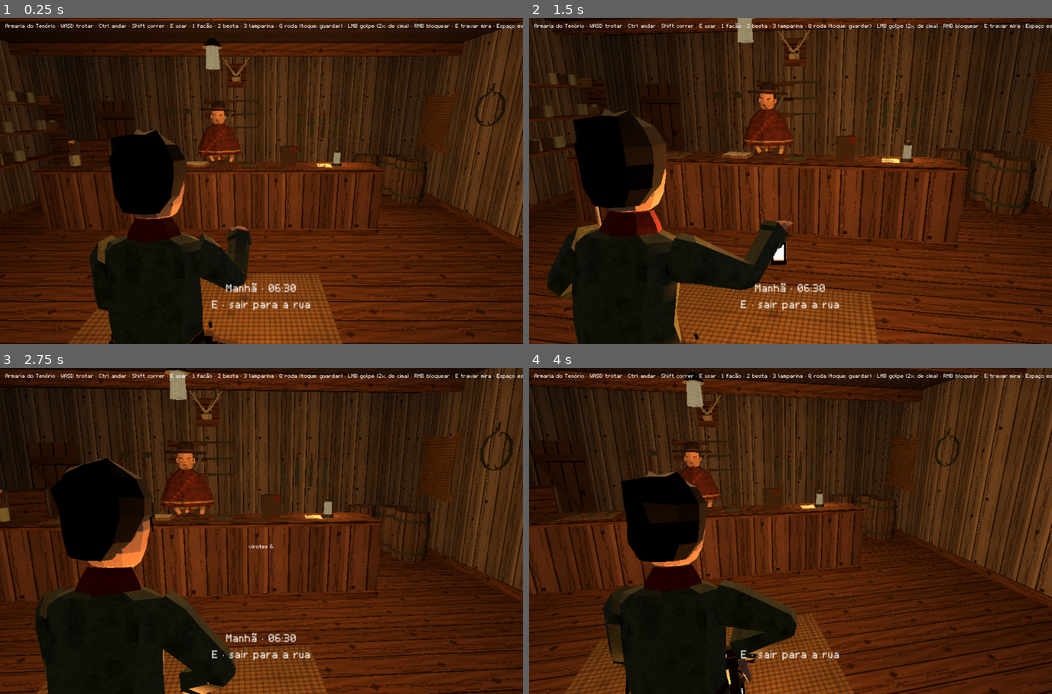
Above: before the commit, frames 1-4 (two rows, left to right).
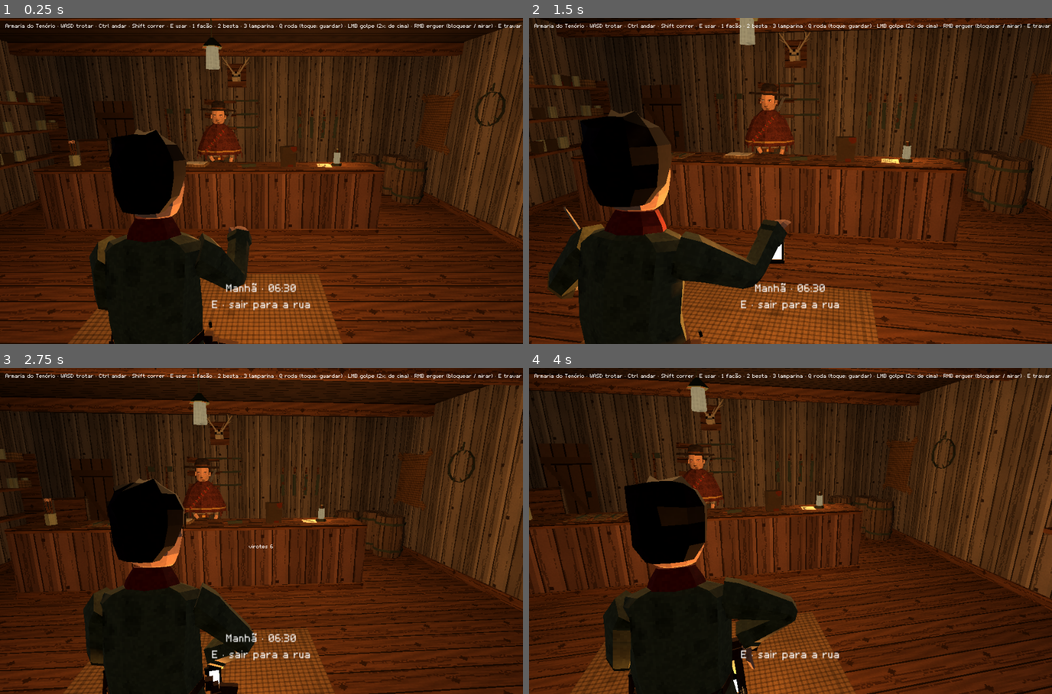
Above: after the commit, the same moments.

Repository: KaiD3v/horror-game
Game: Godot game, scene res://scenes/interiors/armaria.tscn
Two runs of this game, one before a commit and one after it. Both use one fixed random seed, a clock stepped at 60 frames per second and the inputs below. This scene is started directly instead of the project's main scene.
Inputs (mouse positions are in pixels of both pictures, inside the frame that each line leads up to):
- Up to frame 1 (0.25 s): no input
- Up to frame 2 (1.5 s): tap Enter (restart) at 0.5 s; move the mouse to (816, 181) at 0.52 s; press the mouse at (816, 181) at 0.53 s; hold W (forward) from 0.53 s (still down); right-click (816, 181) at 0.8 s; move the mouse to (764, 181) at 1.27 s; release the mouse at (764, 181) at 1.28 s; right-click (764, 181) at 1.35 s; click (764, 181) at 1.42 s
- Up to frame 3 (2.75 s): keep holding W (forward); tap 2 (crossbow) at 1.55 s; move the mouse to (271, 524) at 2.02 s; hold 2 (crossbow) from 2.03 s (still down); click (271, 524) at 2.17 s; tap C (crouch) at 2.3 s
- Up to frame 4 (4 s): keep holding W (forward); move the mouse to (785, 537) at 2.77 s; release 2 (crossbow) at 2.78 s; tap C (crouch) at 2.85 s; click (785, 537) at 2.92 s; tap 1 (draw) at 3.05 s; move the mouse to (827, 534) at 3.52 s; hold 1 (draw) from 3.53 s (still down); click (827, 534) at 3.67 s; tap 3 (lantern) at 3.8 s

The runs differ from the first frame. In frame 1, 0.1% of the frame differs, in the area x 81-100%, y 1-4%; in frame 2, 19%; in frame 3, 37%, in the area x 0-100%, y 0-100%; in frame 4, 23%.

Commit message:
feat(combat): weapons carried low, RMB raises them
A drawn machete or crossbow is now carried low (Carry_Machete /
Carry_Crossbow in protagonista_rig.py, over the walk/jog/sprint legs):
he moves freely, turning where he goes, with the explore camera. RMB
held raises it: the machete blocks, the crossbow aims (crosshair, tight
camera, strafing; only then LMB looses). Swinging or locking on (E)
also raises it.

Co-Authored-By: Claude Opus 5.5 <noreply@anthropic.com>

Diff:
--- a/godot_demo/scripts/player/player.gd
+++ b/godot_demo/scripts/player/player.gd
@@ -5,7 +5,9 @@
 # (CoatPhysics); bolts fly on their own (Bolt); how hurt and tired he is shows on his body (PlayerCondition).
 # Controls (GameInput): WASD jog (Ctrl walks, Shift sprints), mouse look, C crouch, 1 machete, 2 crossbow (each again:
 # away), 3 lantern (armed: the weapon away; exploring: on the hook / in hand), Q the weapon wheel (WeaponWheel ->
-# equip), LMB slash (again in its follow-through: the overhead chop), RMB held blocks, E locks on the nearest enemy
+# equip). A drawn weapon is carried low (walks, jogs, sprints freely); RMB held raises it: the machete blocks, the
+# crossbow aims (strafing, the tight camera, the crosshair; only then LMB looses). LMB slash (again in its
+# follow-through: the overhead chop), E locks on the nearest enemy
 # ahead (armed; again releases it), Space dodge (+A/D: to that side), R or LMB when empty reloads, LMB looses,
 # F dresses a wound, H hurt yourself (debug), Esc frees the mouse. Swings and dodges spend stamina (COST).
 class_name Player
@@ -67,6 +69,10 @@
 var queued := ""
 var wanted := -1          # a Mode chosen on the weapon wheel, on its way (-1 = none)
 var blocking := false     # RMB held with the machete out
+var aiming := false       # RMB held (or locked on) with the crossbow out
+var raised := false       # the weapon up (guard / aim): strafing at combat pace; down = carried, walking freely
+var raise_amt := 0.0      # carried <-> raised blend, eased
+var carry_anim: AnimationNodeAnimation
 var block_amt := 0.0      # the guard's blend, eased
 var lock: Node3D          # the enemy the camera is locked on (E), null = free look
 var gravity: float = ProjectSettings.get_setting("physics/3d/default_gravity")
@@ -105,6 +111,7 @@
 	skeleton = Nodes.find_first(model, "Skeleton3D")
 	tree = PlayerAnimation.build(model, Nodes.find_first(model, "AnimationPlayer"))
 	shot = tree.tree_root.get_node("shot"); aim_anim = tree.tree_root.get_node("aim")
+	carry_anim = tree.tree_root.get_node("x_carry")
 	coat = CoatPhysics.setup(skeleton)
 	condition = PlayerCondition.new(self); add_child(condition)
 	hook = LanternHook.new(); hook.bone = skeleton.find_bone("lantern"); hook.active = false
@@ -209,7 +216,7 @@
 	if mode == Mode.CROUCH:
 		return
 	if mode == Mode.XBOW:
-		if action == "" and n == "Attack_Slash":
+		if action == "" and n == "Attack_Slash" and aiming:  # carried low it does not shoot
 			if loaded:
 				play("Shoot_Crossbow")
 			else:
@@ -315,6 +322,7 @@
 func _set_loaded(v: bool) -> void:
 	loaded = v
 	aim_anim.animation = "Aim_Crossbow" if v else "Aim_Crossbow_Empty"  # the bolt on the rail, or not
+	carry_anim.animation = "Carry_Crossbow" if v else "Carry_Crossbow_Empty"
 
 
 func crouch() -> void:  # exploring only; standing up = Crouch_Down backwards
@@ -393,6 +401,11 @@
 		_tick_action(delta)
 	blocking = mode == Mode.COMBAT and Input.is_action_pressed("block") and (action == "" or action == "Block_Hit")
 	block_amt = move_toward(block_amt, 1.0 if blocking else 0.0, BLOCK_RAISE * delta)
+	aiming = mode == Mode.XBOW and (Input.is_action_pressed("block") or lock != null)
+	raised = aiming or (mode == Mode.XBOW and action == "Shoot_Crossbow") or (mode == Mode.COMBAT and (blocking or lock != null or action != ""))
+	raise_amt = move_toward(raise_amt, 1.0 if raised else 0.0, BLOCK_RAISE * delta)
+	for n in ["combat_ready", "xbow_ready"]:
+		tree.set("parameters/%s/blend_amount" % n, raise_amt)
 	tree.set("parameters/block/blend_amount", block_amt)
 	if action == "" and mode != Mode.DEAD:
 		var input := Input.get_vector("left", "right", "forward", "back")
@@ -401,7 +414,7 @@
 		move = move.normalized() * min(input.length(), 1.0)
 		if mode == Mode.CROUCH:
 			speed = CROUCH_SPEED
-		elif mode == Mode.COMBAT or mode == Mode.XBOW:
+		elif raised:
 			speed = BLOCK_SPEED if blocking else COMBAT_SPEED
 		else:
 			speed = RUN_SPEED if _sprinting(input) else (WALK_SPEED if Input.is_action_pressed("walk") else JOG_SPEED)
@@ -416,14 +429,14 @@
 
 	# facing: exploring turns towards the movement, combat faces where the camera looks (strafe)
 	var target := rotation.y
-	if (mode == Mode.COMBAT or mode == Mode.XBOW) and not DODGE_DIR.has(action):
+	if raised and not DODGE_DIR.has(action):
 		target = pivot.rotation.y
 	elif move.length() > 0.1:
 		target = atan2(-move.x, -move.z)
 	rotation.y = lerp_angle(rotation.y, target, TURN_SPEED * delta)
 
 	var moving := Vector2(velocity.x, velocity.z).length()
-	for p in ["l", "f"]:
+	for p in ["l", "f", "c", "x"]:
 		tree.set("parameters/%s_explore/blend_amount" % p, clamp(moving / WALK_SPEED, 0.0, 1.0))
 		tree.set("parameters/%s_jog_mix/blend_amount" % p, clamp((moving - WALK_SPEED) / (JOG_SPEED - WALK_SPEED), 0.0, 1.0))
 		tree.set("parameters/%s_run_mix/blend_amount" % p, clamp((moving - JOG_SPEED) / (RUN_SPEED - JOG_SPEED), 0.0, 1.0))
@@ -487,7 +500,7 @@
 
 func _process(delta: float) -> void:
 	_track_lock(delta)
-	var goal: Dictionary = CAM_COMBAT if mode == Mode.COMBAT else CAM_AIM if mode == Mode.XBOW \
+	var goal: Dictionary = CAM_COMBAT if mode == Mode.COMBAT and raised else CAM_AIM if mode == Mode.XBOW and raised \
 		else CAM_CROUCH if mode == Mode.CROUCH else CAM_EXPLORE
 	for k in goal:
 		cam_now[k] = lerp(float(cam_now[k]), float(goal[k]), min(1.0, CAM_BLEND * delta))
--- a/godot_demo/scripts/player/player_animation.gd
+++ b/godot_demo/scripts/player/player_animation.gd
@@ -2,7 +2,8 @@
 # sheathe, attacks, dodge, hit) play over the mode:
 #   idle --+                 guard / block (Blend2) --+
 #   walk/jog/sprint (x2: lantern in hand l_, on the hook f_) -- l_/f_explore -- hands (Blend2)       walk legs -----+-- combat (Blend2, legs only)
-#   explore / combat / death / crouch / xbow -- mode (Transition) -- action (OneShot <- shot) -- output
+#   machete / crossbow carried low over the c_/x_ legs <-> raised (combat / xbow): combat_ready, xbow_ready
+#   explore / combat_ready / death / crouch / xbow_ready -- mode (Transition) -- action (OneShot <- shot) -- output
 # Player drives it by the parameters: <l|f>_explore, _jog_mix, _run_mix, _walk_ts... (see player.gd).
 class_name PlayerAnimation
 
@@ -16,17 +17,7 @@
 		var a := AnimationNodeAnimation.new(); a.animation = n; return a
 	for hs in [["l", "Lantern", ""], ["f", "Free", "_Free"]]:  # the lantern in hand / on the belt hook
 		var p: String = hs[0]
-		bt.add_node(p + "_idle", anim.call("Idle_" + hs[1]))
-		for g in ["Walk", "Jog", "Run"]:  # each time-scaled so the feet keep pace with the ground
-			var n: String = p + "_" + g.to_lower()
-			bt.add_node(n, anim.call(g + "_" + hs[1])); bt.add_node(n + "_ts", AnimationNodeTimeScale.new())
-			bt.connect_node(n + "_ts", 0, n)
-		bt.add_node(p + "_jog_mix", AnimationNodeBlend2.new())   # walk <-> jog
-		bt.connect_node(p + "_jog_mix", 0, p + "_walk_ts"); bt.connect_node(p + "_jog_mix", 1, p + "_jog_ts")
-		bt.add_node(p + "_run_mix", AnimationNodeBlend2.new())   # (walk/jog) <-> sprint
-		bt.connect_node(p + "_run_mix", 0, p + "_jog_mix"); bt.connect_node(p + "_run_mix", 1, p + "_run_ts")
-		bt.add_node(p + "_explore", AnimationNodeBlend2.new())   # standing <-> moving
-		bt.connect_node(p + "_explore", 0, p + "_idle"); bt.connect_node(p + "_explore", 1, p + "_run_mix")
+		_locomotion(bt, anim, p, hs[1])
 		bt.add_node(p + "_kneel", anim.call("Crouch_Idle" + hs[2])); bt.add_node(p + "_sneak", anim.call("Crouch_Walk" + hs[2]))
 		bt.add_node(p + "_crouch", AnimationNodeBlend2.new())   # kneeling still <-> sneaking, by speed
 		bt.connect_node(p + "_crouch", 0, p + "_kneel"); bt.connect_node(p + "_crouch", 1, p + "_sneak")
@@ -35,6 +26,8 @@
 	bt.connect_node("hands", 0, "l_explore"); bt.connect_node("hands", 1, "f_explore")
 	bt.connect_node("crouch_hands", 0, "l_crouch"); bt.connect_node("crouch_hands", 1, "f_crouch")
 
+	for c in ["c", "x"]:  # the legs under a carried weapon (machete, crossbow): the hands-free set
+		_locomotion(bt, anim, c, "Free")
 	bt.add_node("guard", anim.call("Combat_Idle"))
 	bt.add_node("block_pose", anim.call("Block"))     # RMB held: the machete raised across
 	bt.add_node("block", AnimationNodeBlend2.new())
@@ -46,6 +39,13 @@
 	bt.add_node("walk3", anim.call("Walk_Lantern"))
 	bt.add_node("xbow", _legs_only(ap))
 	bt.connect_node("xbow", 0, "aim"); bt.connect_node("xbow", 1, "walk3")
+	# drawn but not raised (RMB raises): the weapon carried low over the walk / jog / sprint legs
+	for w in [["c", "Carry_Machete", "combat"], ["x", "Carry_Crossbow_Empty", "xbow"]]:
+		bt.add_node(w[0] + "_carry", anim.call(w[1]))
+		bt.add_node(w[0] + "_low", _legs_only(ap))
+		bt.connect_node(w[0] + "_low", 0, w[0] + "_carry"); bt.connect_node(w[0] + "_low", 1, w[0] + "_explore")
+		bt.add_node(w[2] + "_ready", AnimationNodeBlend2.new())  # carried <-> raised
+		bt.connect_node(w[2] + "_ready", 0, w[0] + "_low"); bt.connect_node(w[2] + "_ready", 1, w[2])
 
 	bt.add_node("death", anim.call("Death"))
 	var mode_node := AnimationNodeTransition.new(); mode_node.input_count = MODE_INPUTS.size(); mode_node.xfade_time = 0.2
@@ -53,7 +53,7 @@
 		mode_node.set_input_name(i, MODE_INPUTS[i])
 	bt.add_node("mode", mode_node)
 	for i in MODE_INPUTS.size():
-		bt.connect_node("mode", i, ["hands", "combat", "death", "crouch_hands", "xbow"][i])
+		bt.connect_node("mode", i, ["hands", "combat_ready", "death", "crouch_hands", "xbow_ready"][i])
 
 	bt.add_node("shot", anim.call("Draw_Machete"))
 	var one := AnimationNodeOneShot.new(); one.fadein_time = 0.06; one.fadeout_time = 0.12
@@ -68,6 +68,21 @@
 	return tree
 
 
+## One walk / jog / sprint set, prefix p (<p>_explore at the top): its clips each time-scaled so the feet keep pace.
+static func _locomotion(bt: AnimationNodeBlendTree, anim: Callable, p: String, kind: String) -> void:
+	bt.add_node(p + "_idle", anim.call("Idle_" + kind))
+	for g in ["Walk", "Jog", "Run"]:
+		var n: String = p + "_" + g.to_lower()
+		bt.add_node(n, anim.call(g + "_" + kind)); bt.add_node(n + "_ts", AnimationNodeTimeScale.new())
+		bt.connect_node(n + "_ts", 0, n)
+	bt.add_node(p + "_jog_mix", AnimationNodeBlend2.new())   # walk <-> jog
+	bt.connect_node(p + "_jog_mix", 0, p + "_walk_ts"); bt.connect_node(p + "_jog_mix", 1, p + "_jog_ts")
+	bt.add_node(p + "_run_mix", AnimationNodeBlend2.new())   # (walk/jog) <-> sprint
+	bt.connect_node(p + "_run_mix", 0, p + "_jog_mix"); bt.connect_node(p + "_run_mix", 1, p + "_run_ts")
+	bt.add_node(p + "_explore", AnimationNodeBlend2.new())   # standing <-> moving
+	bt.connect_node(p + "_explore", 0, p + "_idle"); bt.connect_node(p + "_explore", 1, p + "_run_mix")
+
+
 ## Blend2 where only the legs (and the front/back coat flaps they push) follow the walk on input 1; the side flaps
 ## stay with input 0, because the drawn machete and crossbow are child bones of them.
 static func _legs_only(ap: AnimationPlayer) -> AnimationNodeBlend2:
--- a/godot_demo/scripts/ui/hud.gd
+++ b/godot_demo/scripts/ui/hud.gd
@@ -4,7 +4,7 @@
 class_name Hud
 extends CanvasLayer
 
-const CONTROLS := "WASD trotar · Ctrl andar · Shift correr · E usar · 1 facão · 2 besta · 3 lamparina · Q roda (toque: guardar) · LMB golpe (2x: de cima) · RMB bloquear · E travar mira · Espaço esquiva (+A/D lateral) · C agachar · R recarregar · F curativo · Tab notas"
+const CONTROLS := "WASD trotar · Ctrl andar · Shift correr · E usar · 1 facão · 2 besta · 3 lamparina · Q roda (toque: guardar) · LMB golpe (2x: de cima) · RMB erguer (bloquear / mirar) · E travar mira · Espaço esquiva (+A/D lateral) · C agachar · R recarregar · F curativo · Tab notas"
 const DEATH := "Morreu. Enter para recomeçar."
 
 var player: Player
@@ -70,7 +70,7 @@
 func _process(delta: float) -> void:
 	_message_t -= delta
 	message.visible = _message_t > 0.0
-	crosshair.visible = player.mode == Player.Mode.XBOW and player.action == ""
+	crosshair.visible = player.aiming and player.action == ""
 	ammo.visible = player.mode == Player.Mode.XBOW
 	ammo.text = "virotes %d%s" % [Inventory.count("virote"), " · armada" if player.loaded else ""]
 	var at := Vector3.ZERO if player.lock == null else player.lock.global_position + Vector3(0, 2.25, 0)
--- a/godot_demo/scripts/ui/menu.gd
+++ b/godot_demo/scripts/ui/menu.gd
@@ -104,7 +104,7 @@
 	var p := ColorRect.new(); add_child(p); p.color = Color(0, 0, 0, 0.78); p.size = Vector2(960, 600); p.visible = false
 	var rows := [["WASD", "trotar"], ["Ctrl / Shift", "andar / correr"], ["Mouse", "olhar"], ["E", "interagir · armado: travar mira"],
 		["1", "facão"], ["2", "besta"], ["3", "lamparina (no gancho / na mão)"], ["Q", "roda de armas (segurar) / guardar (toque)"],
-		["Mouse esq.", "golpe (de novo: de cima)"], ["Mouse dir.", "bloquear (segurar)"], ["Espaço", "esquiva"], ["C", "agachar"],
+		["Mouse esq.", "golpe (de novo: de cima)"], ["Mouse dir.", "erguer: bloquear / mirar (segurar)"], ["Espaço", "esquiva"], ["C", "agachar"],
 		["R", "recarregar"], ["F", "curativo"], ["Tab", "notas"]]
 	var grid := GridContainer.new(); p.add_child(grid); grid.columns = 2
 	grid.add_theme_constant_override("h_separation", 28); grid.add_theme_constant_override("v_separation", 0)
--- a/godot_demo/tests/test_treino.gd
+++ b/godot_demo/tests/test_treino.gd
@@ -103,11 +103,19 @@
 		sk.get_bone_global_pose(sk.find_bone("crossbow")).origin)
 	check(player.loaded and player.action == "" and drawn < 0.12,
 		"R reloads: string drawn back (%.2f m from the butt), a bolt from the quiver on the rail" % drawn)
+	await carry_tests(func(): return player.crossbow_in_hand(), "crossbow")
+	await tap("attack"); await wait(0.3)
+	check(player.loaded and player.action == "" and get_tree().get_nodes_in_group("bolt").is_empty(), "carried low, LMB does not shoot")
+	Input.action_press("block"); await wait(0.6)
+	check(player.aiming and L.hud.crosshair.visible and player.cam_now.fov < Player.CAM_EXPLORE.fov - 8.0,
+		"RMB held raises it to the aim: the crosshair, the tight camera (fov %.0f)" % player.cam_now.fov)
 	var target: Vector3 = L.dummy.global_position + Vector3(0, 1.0, 0) - player.cam.global_position  # crosshair on the dummy
 	player.pivot.rotation.y = atan2(-target.x, -target.z); await wait(0.6)
 	await tap("attack"); await wait(0.1); await shot("2g_loose"); await wait(0.5)
 	check(L.dummy.hits == 1 and get_tree().get_nodes_in_group("bolt").size() == 1, "LMB looses a bolt into the dummy (hits=%d)" % L.dummy.hits)
 	check(not player.loaded, "...and leaves it empty")
+	Input.action_release("block"); await wait(0.4)
+	check(not player.aiming and not L.hud.crosshair.visible, "letting go of RMB lowers it")
 	L.dummy.hits = 0; L.dummy.damage = 0
 	player.pivot.rotation.y = 0.0; await wait(0.3)
 	await tap("crossbow"); await wait(1.4)
@@ -118,6 +126,7 @@
 	await tap("draw"); await wait(0.45); await shot("3_drawing"); await wait(0.7)
 	check(player.mode == Player.Mode.COMBAT, "draw -> combat mode")
 	check(player.machete_in_hand(), "machete in the left hand after drawing")
+	await carry_tests(func(): return player.machete_in_hand(), "machete")
 
 	await tap("attack"); await wait(0.33); await shot("4_slash"); await wait(0.6)
 	check(L.dummy.hits == 1, "slash hits the dummy (hits=%d)" % L.dummy.hits)
@@ -243,6 +252,21 @@
 	player.pivot.rotation.y = player.rotation.y; lamp.queue_free()
 
 
+## A drawn weapon, not raised: carried low, he jogs with it and turns where he goes (no strafing, the explore camera).
+func carry_tests(in_hand: Callable, what: String) -> void:
+	var p0 := player.global_position; var r0 := player.rotation.y
+	await wait(0.5)
+	check(not player.raised and player.raise_amt < 0.01 and in_hand.call(), "the %s carried low, still in his fist" % what)
+	Input.action_press("right"); await wait(1.2); await shot("2h_carry_" + what)
+	var v := Vector2(player.velocity.x, player.velocity.z).length()
+	var facing := (-player.global_basis.z).dot(player.pivot.global_basis.x)
+	Input.action_release("right"); await wait(0.4)
+	check(absf(v - Player.JOG_SPEED) < 0.05 and facing > 0.9 and absf(player.cam_now.fov - Player.CAM_EXPLORE.fov) < 1.0,
+		"...he jogs with it (%.2f m/s), turning where he goes (%.2f), the explore camera" % [v, facing])
+	player.global_position = p0; player.velocity = Vector3.ZERO; player.rotation.y = r0; player.coat.reset()
+	await wait(0.4)
+
+
 ## Stamina for swings and dodges, the block (RMB) and the lock-on (E), against the dummy in front.
 func combat_tests() -> void:
 	player.stamina = Player.STAMINA_MAX; player.rest = 0.0
@@ -277,10 +301,11 @@
 	player.health = player.max_health
 
 	var dummy: Node3D = L.dummy  # (in the group "enemy" like the creatures)
-	player.pivot.rotation.y = PI; await wait(0.2)  # looking back the way he came
+	var here := player.global_position
+	player.global_position = here + Vector3(0, 0, Player.LOCK_RANGE + 2.0); await wait(0.3)  # out of reach
 	await tap("interact"); await wait(0.1)
-	check(player.lock != dummy, "E with the dummy out of view: not locked on it")
-	player.lock = null
+	check(player.lock != dummy, "E with the dummy past %.0f m: not locked on it" % Player.LOCK_RANGE)
+	player.lock = null; player.global_position = here
 	player.pivot.rotation.y = 0.35; await wait(0.2)
 	await tap("interact"); await wait(0.8); await shot("5d_lock")
 	var to := player._lock_point(dummy) - player.cam.global_position
@@ -309,7 +334,7 @@
 	check(W.open and Engine.time_scale == WeaponWheel.SLOW and W.ring.visible, "Q held opens the wheel, time slows (x%.2f)" % Engine.time_scale)
 	await _swipe(0); await wait(0.05); await shot("2w_wheel")
 	check(W.picked == 0 and W.centre.text == "Facão" and player.pivot.rotation.y == yaw,
-		"the mouse points at the machete (the camera stays put)")
+		"the mouse points at the machete (the camera stays put) picked=%d text=%s yaw=%.3f/%.3f" % [W.picked, W.centre.text, player.pivot.rotation.y, yaw])
 	Input.action_release("weapons"); await get_tree().process_frame; await get_tree().process_frame
 	check(not W.open and Engine.time_scale == 1.0, "letting go closes it, time back to normal")
 	await wait(1.3)
@@ -387,7 +412,9 @@
 	await tap("crossbow"); await wait(1.4)
 	await tap("reload"); await wait(2.2)
 	check(player.loaded and Inventory.count("virote") == 0 and L.hud.ammo.visible, "a reload takes a bolt from the quiver (%d left)" % Inventory.count("virote"))
+	Input.action_press("block"); await wait(0.3)
 	await tap("attack"); await wait(0.6)
+	Input.action_release("block")
 	await tap("reload"); await wait(0.3)
 	check(not player.loaded and player.action == "" and L.hud.message.text == "Sem virotes.", "no bolts, no reload: \"%s\"" % L.hud.message.text)
 	await tap("crossbow"); await wait(1.4)
Binary file changed: godot_demo/models/characters/protagonista.glb
Not shown, changed: blender/personagens/protagonista.blend
Not shown, changed: docs/VILAREJO.md
